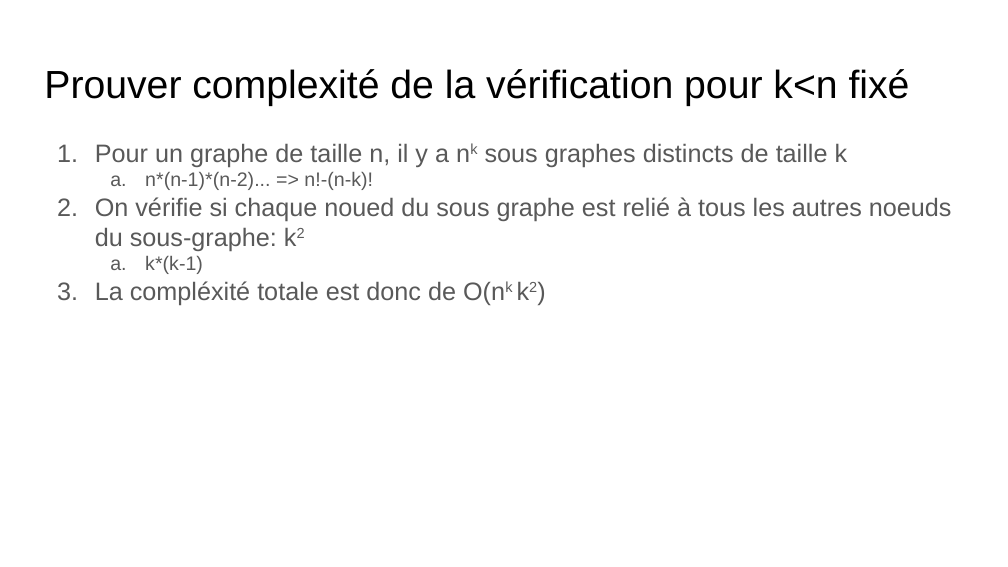
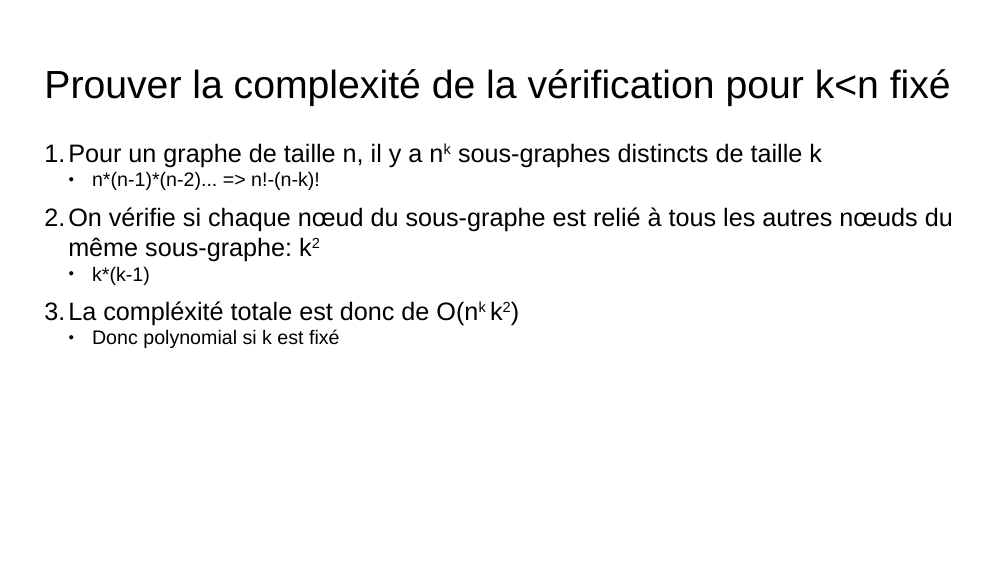
Before and after one commit to claudiosousa/hepia-projects-Math_S6_TP1, a slide deck: slide 2 of TP1 Math.odp. Drawn at 1008x567 pixels with LibreOffice and Linux fonts; fonts in the diff are those of the drawing. Boxes give left, top, right and bottom in pixels: in the first picture for what was removed or moved away, otherwise in the second. Text is boxed around its words. In the diff, an @@ line names an element or a change of style, - is before the commit and + after.

Commit message:
Finish writing and styling a bit

```diff
--- a/TP1 Math.odp
+++ b/TP1 Math.odp
@@ title at bbox=[44, 69, 951, 106]: text changed @@
-Prouver complexité de la vérification pour k<n fixé
+Prouver la complexité de la vérification pour k<n fixé
@@ text at bbox=[68, 143, 822, 168]: text changed; text colour #595959 to #000000 @@
-1. Pour un graphe de taille n, il y a nk sous graphes distincts de taille k
+1. Pour un graphe de taille n, il y a nk sous-graphes distincts de taille k
@@ text at bbox=[68, 171, 478, 325]: text colour #595959 to #000000 in "n*(n-1)*(n-2)... => n!-(n-k)!", "k*(k-1)", "La compléxité totale est donc de O(nk ..."; bullet a. to ●; more space between paragraphs; bullet colour #595959 to #000000; indent changed @@
@@ text at bbox=[68, 207, 953, 262]: text changed; text colour #595959 to #000000 @@
-2. On vérifie si chaque noued du sous graphe est relié à tous les autres noeuds du sous-graphe: k2
+2. On vérifie si chaque nœud du sous-graphe est relié à tous les autres nœuds du même sous-graphe: k2
@@ text at bbox=[92, 329, 340, 348]: paragraph added @@
+  ● Donc polynomial si k est fixé
```
Also in this commit, not shown: 3 other slides changed, 1 slide added, 1 slide removed.
